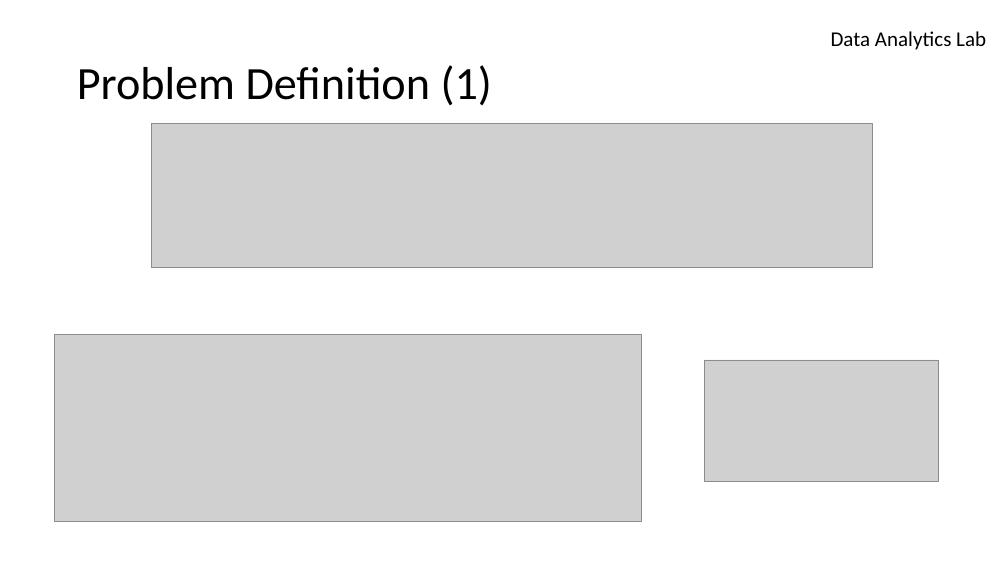
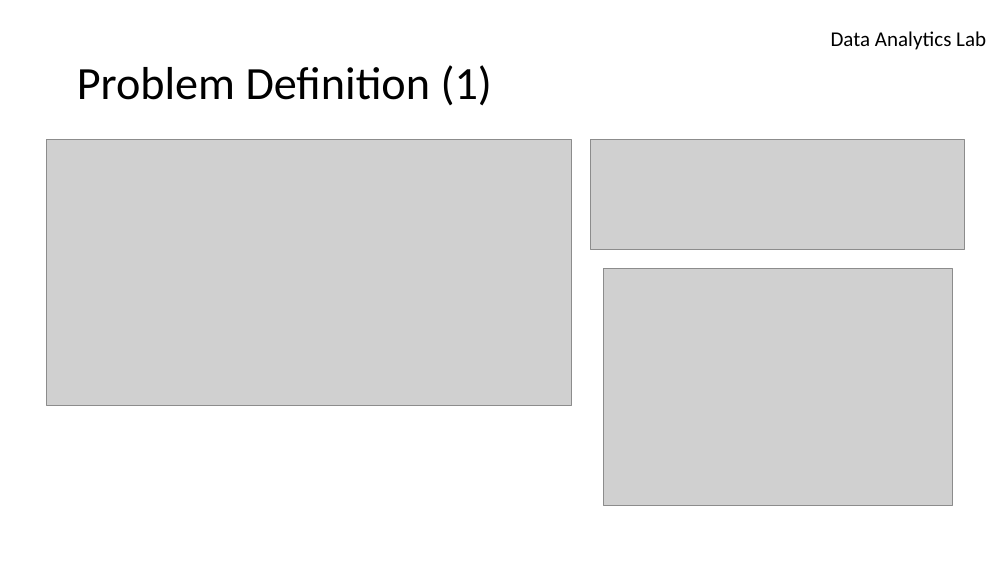
Before and after one commit to azimjaan21/algoMAP, a slide deck: slide 3 of Arrays & Strings/#2.pptx. Drawn at 1008x567 pixels with LibreOffice and Linux fonts; fonts in the diff are those of the drawing; grey boxes stand for pictures; background and template pictures are left out. Boxes give left, top, right and bottom in pixels: in the first picture for what was removed or moved away, otherwise in the second. Text is boxed around its words. In the diff, an @@ line names an element or a change of style, - is before the commit and + after.

```diff
--- a/Arrays & Strings/#2.pptx
+++ b/Arrays & Strings/#2.pptx
@@ picture added at (x1=47, y1=140, x2=572, y2=405) @@
@@ picture removed at (x1=151, y1=123, x2=873, y2=268) @@
@@ picture added at (x1=591, y1=140, x2=965, y2=250) @@
@@ picture added at (x1=603, y1=268, x2=952, y2=506) @@
@@ picture removed at (x1=54, y1=335, x2=642, y2=522) @@
@@ picture removed at (x1=705, y1=360, x2=938, y2=481) @@
```
Also in this commit, not shown: 5 other slides changed, 1 slide added, 1 slide removed, 2 other files.
